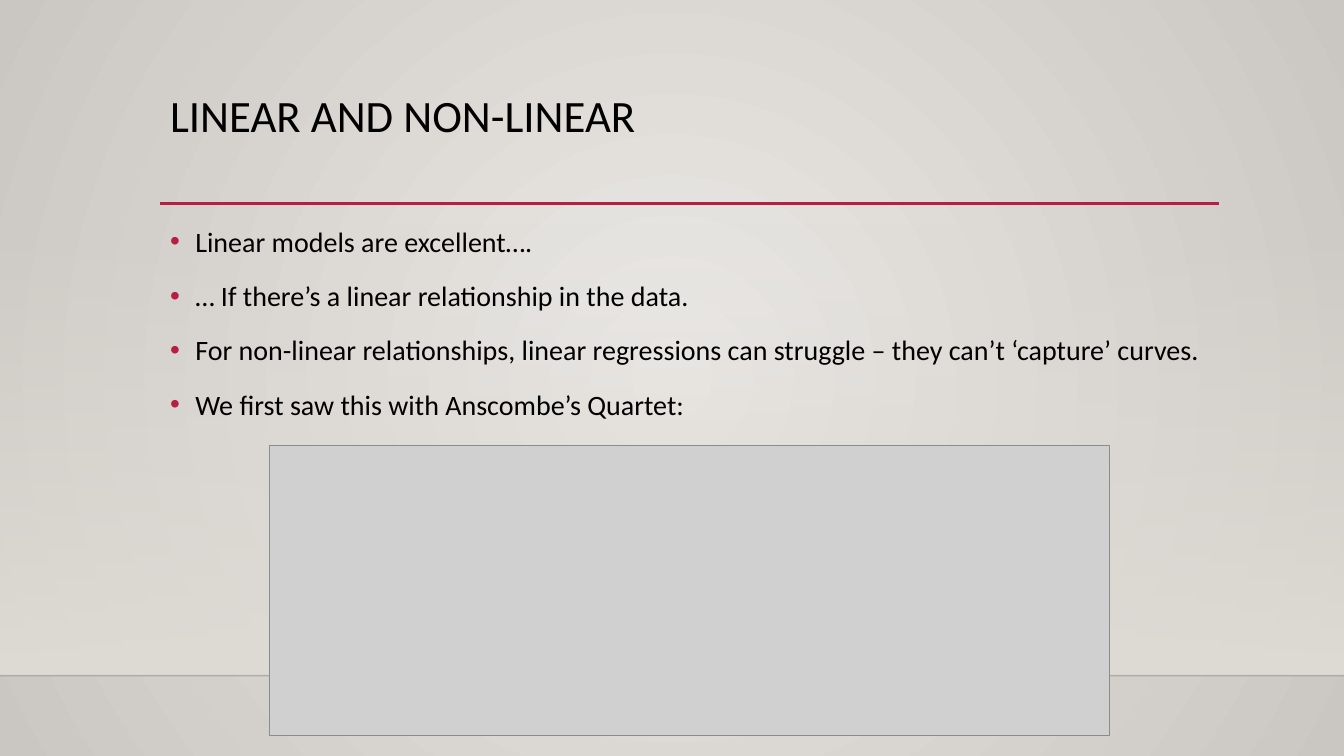
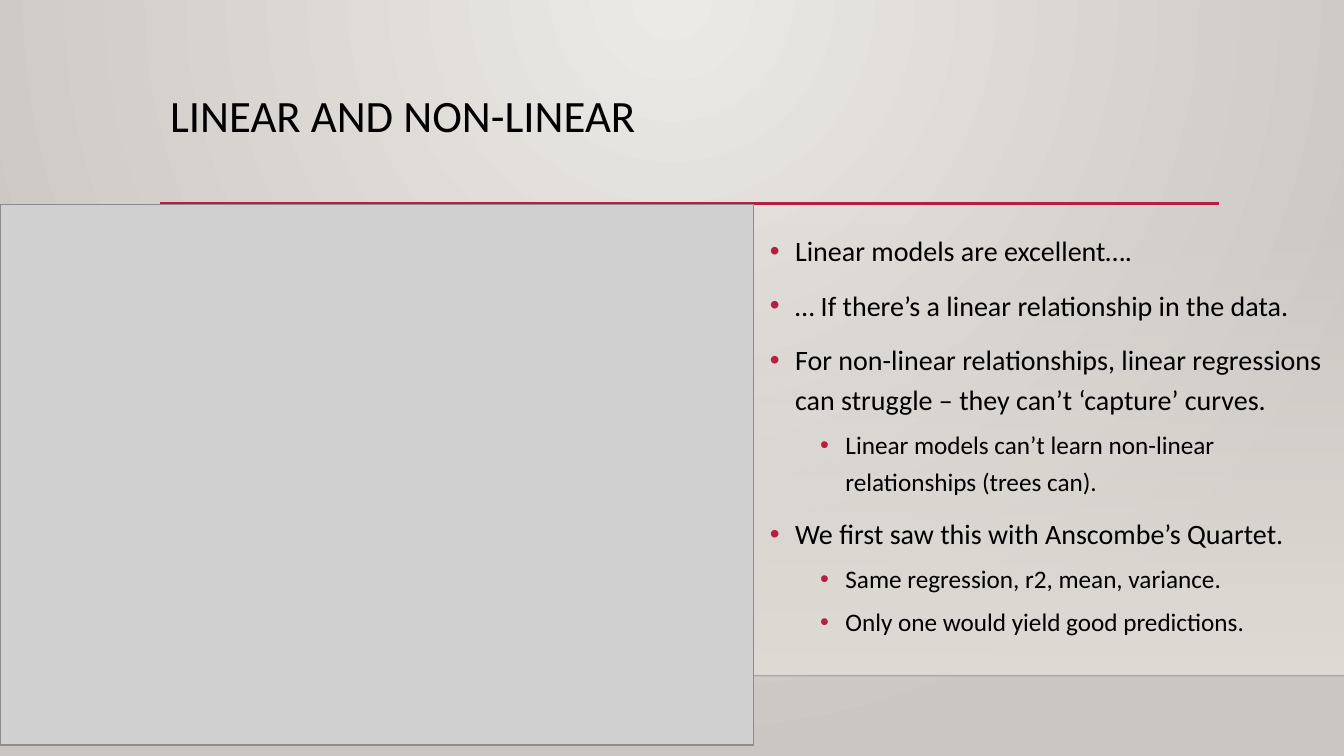
Before and after one commit to glennybarnes/Intro_to_Machine_Learning_Students, a slide deck: slide 17 of reference_content/Slides/007_Basis_and_Regularization.pptx (slide 16 before the commit). Drawn at 1344x756 pixels with LibreOffice and Linux fonts; fonts in the diff are those of the drawing; grey boxes stand for pictures; background and template pictures are left out. Boxes give left, top, right and bottom in pixels: in the first picture for what was removed or moved away, otherwise in the second. Text is boxed around its words. In the diff, an @@ line names an element or a change of style, - is before the commit and + after.

```diff
--- a/reference_content/Slides/007_Basis_and_Regularization.pptx
+++ b/reference_content/Slides/007_Basis_and_Regularization.pptx
@@ picture added at bbox=[0, 205, 754, 745] @@
@@ text "Linear models are excellent….": place and size @@
-text "Linear models are excellent…." at bbox=[195, 232, 1198, 419]
+text "Linear models are excellent…." at bbox=[795, 241, 1321, 636]
@@ picture removed at bbox=[269, 446, 1109, 736] @@
@@ text at bbox=[795, 436, 1283, 636]: text changed; size 20 to 18 pt @@
-• We first saw this with Anscombe’s Quartet:
+  • Linear models can’t learn non-linear relationships (trees can).
+• We first saw this with Anscombe’s Quartet.
+  • Same regression, r2, mean, variance.
+  • Only one would yield good predictions.
```
Also in this commit, not shown: 12 other slides changed, 10 slides added, 3 other files.
